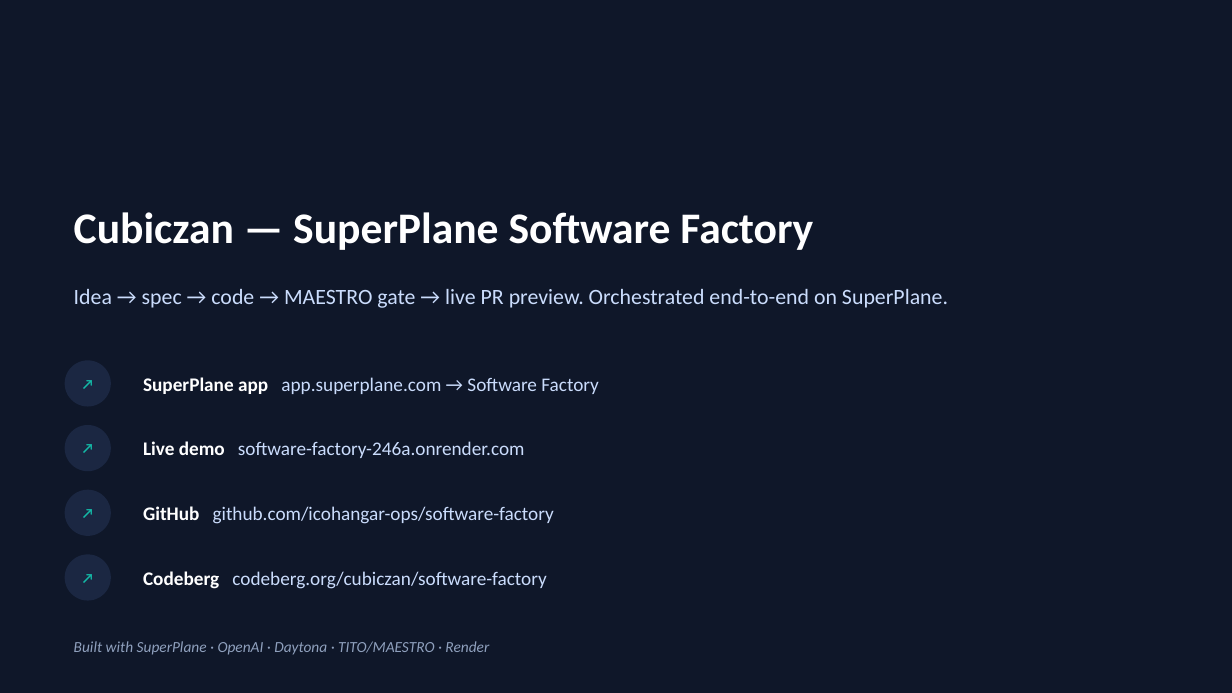
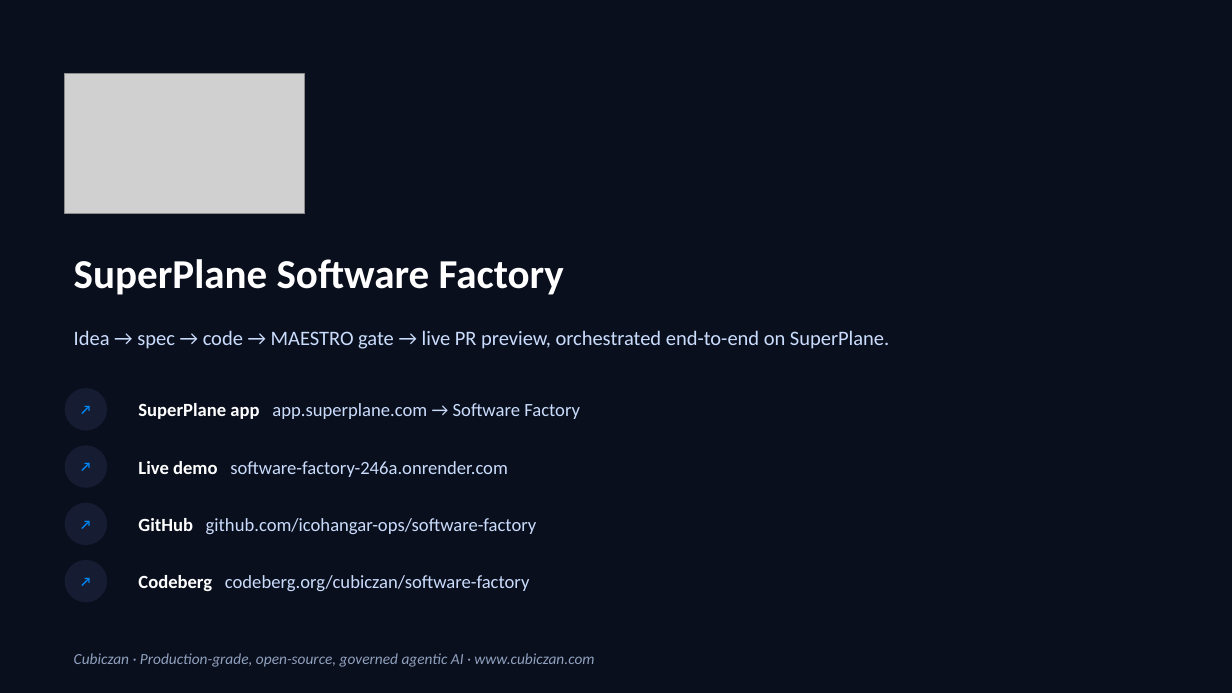
Before and after one commit to Cubiczan/software-factory, a slide deck: slide 8 of SuperPlane-Software-Factory.pptx. Drawn at 1232x693 pixels with LibreOffice and Linux fonts; fonts in the diff are those of the drawing; grey boxes stand for pictures. Boxes give left, top, right and bottom in pixels: in the first picture for what was removed or moved away, otherwise in the second. Text is boxed around its words. In the diff, an @@ line names an element or a change of style, - is before the commit and + after.

```diff
--- a/SuperPlane-Software-Factory.pptx
+++ b/SuperPlane-Software-Factory.pptx
@@ background #0F1729 to #0A0F1E @@
@@ picture added at [65, 74, 305, 213] @@
@@ text at [74, 259, 564, 295]: text changed; size 34 to 32 pt @@
-Cubiczan — SuperPlane Software Factory
+SuperPlane Software Factory
@@ text at [74, 330, 889, 349]: text changed; size 17 to 16 pt @@
-Idea → spec → code → MAESTRO gate → live PR preview. Orchestrated end-to-end on SuperPlane.
+Idea → spec → code → MAESTRO gate → live PR preview, orchestrated end-to-end on SuperPlane.
@@ size 11 to 10.1 pt, text colour #14B8A6 to #008AFC in 4 elements at [65, 560, 107, 603], [65, 503, 107, 545], [65, 445, 107, 488], [65, 388, 107, 431] @@
@@ text "↗": place and size @@
-text "↗" at [65, 360, 111, 407]
+text "↗" at [65, 388, 107, 431]
@@ fill #1B2742 to #161D33 in 4 elements at [65, 560, 107, 603], [65, 503, 107, 545], [65, 445, 107, 488], [65, 388, 107, 431] @@
@@ ellipse: place and size @@
-ellipse at [65, 360, 111, 407]
+ellipse at [65, 388, 107, 431]
@@ size 15 to 14.5 pt in 4 elements at [138, 575, 530, 591], [138, 518, 537, 534], [138, 461, 508, 477], [138, 403, 580, 419] @@
@@ text "SuperPlane app app.superplane.com → Software ...": place and size @@
-text "SuperPlane app app.superplane.com → Software ..." at [143, 377, 599, 394]
+text "SuperPlane app app.superplane.com → Software ..." at [138, 403, 580, 419]
@@ text "↗": place and size @@
-text "↗" at [65, 425, 111, 471]
+text "↗" at [65, 445, 107, 488]
@@ ellipse: place and size @@
-ellipse at [65, 425, 111, 471]
+ellipse at [65, 445, 107, 488]
@@ text "Live demo software-factory-246a.onrender.com": place and size @@
-text "Live demo software-factory-246a.onrender.com" at [143, 441, 525, 458]
+text "Live demo software-factory-246a.onrender.com" at [138, 461, 508, 477]
@@ text "↗": place and size @@
-text "↗" at [65, 490, 111, 536]
+text "↗" at [65, 503, 107, 545]
@@ ellipse: place and size @@
-ellipse at [65, 490, 111, 536]
+ellipse at [65, 503, 107, 545]
@@ text "GitHub github.com/icohangar-ops/software-factory": place and size @@
-text "GitHub github.com/icohangar-ops/software-factory" at [143, 506, 554, 524]
+text "GitHub github.com/icohangar-ops/software-factory" at [138, 518, 537, 534]
@@ ellipse: place and size @@
-ellipse at [65, 555, 111, 601]
+ellipse at [65, 560, 107, 603]
@@ text removed at [74, 641, 489, 655] @@
-Built with SuperPlane · OpenAI · Daytona · TITO/MAESTRO · Render
@@ text added at [74, 653, 594, 667], 12 pt, text #8FA0BD, italic @@
+Cubiczan · Production-grade, open-source, governed agentic AI · www.cubiczan.com
```
Also in this commit, not shown: 7 other slides changed, 1 other file.
